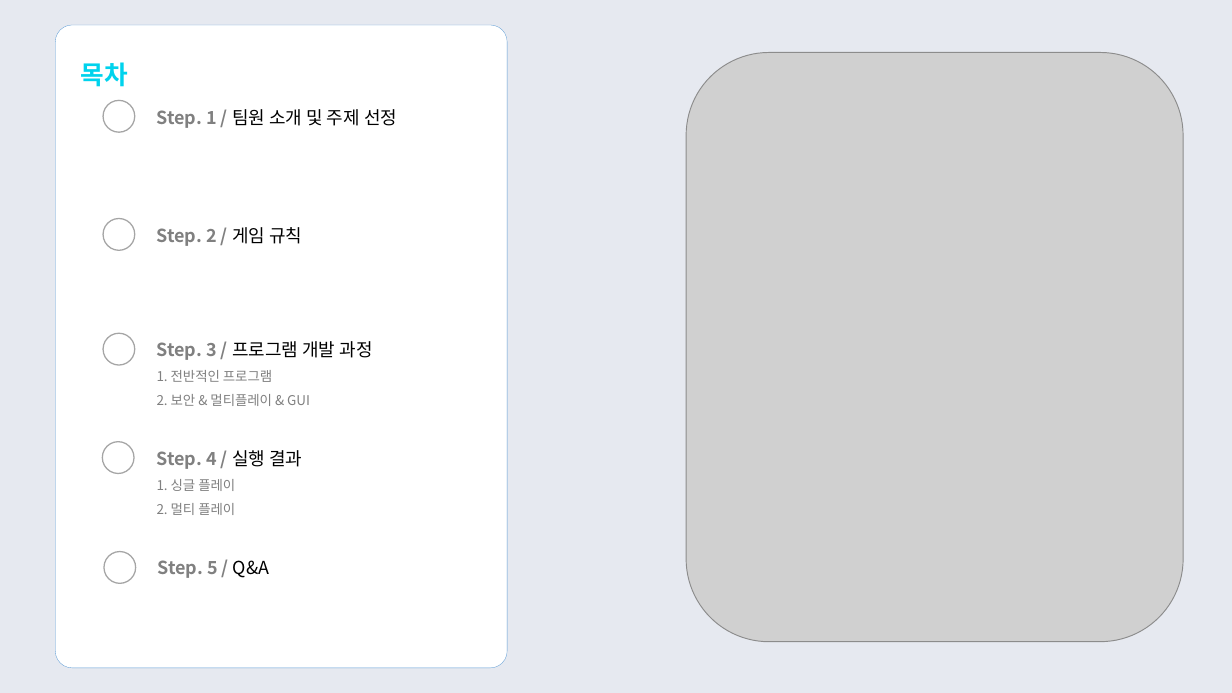
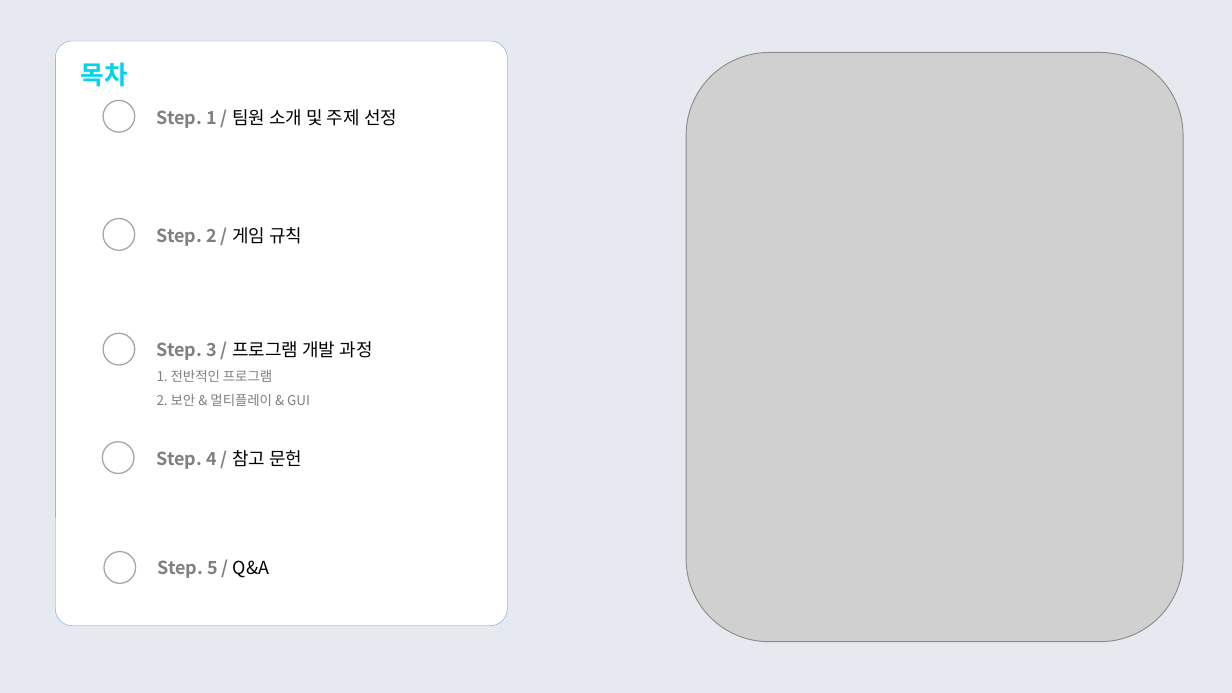
Before and after one commit to yeomyeom/OOP, a slide deck: slide 2 of ppt/객체지향프로그래밍.pptx. Drawn at 1232x693 pixels with LibreOffice and Linux fonts; fonts in the diff are those of the drawing; grey boxes stand for pictures. Boxes give left, top, right and bottom in pixels: in the first picture for what was removed or moved away, otherwise in the second. Text is boxed around its words. In the diff, an @@ line names an element or a change of style, - is before the commit and + after.

```diff
--- a/ppt/객체지향프로그래밍.pptx
+++ b/ppt/객체지향프로그래밍.pptx
@@ rounded rectangle: place and size @@
-rounded rectangle at [55,25,507,668]
+rounded rectangle at [55,41,507,626]
@@ text at [157,450,302,469]: text changed; size 10.5 to 14 pt; bold on @@
-Step. 4 / 실행 결과
-1. 싱글 플레이
-2. 멀티 플레이
+Step. 4 / 참고 문헌
```
Also in this commit, not shown: 13 other slides changed, 18 slides added, 7 slides removed.
